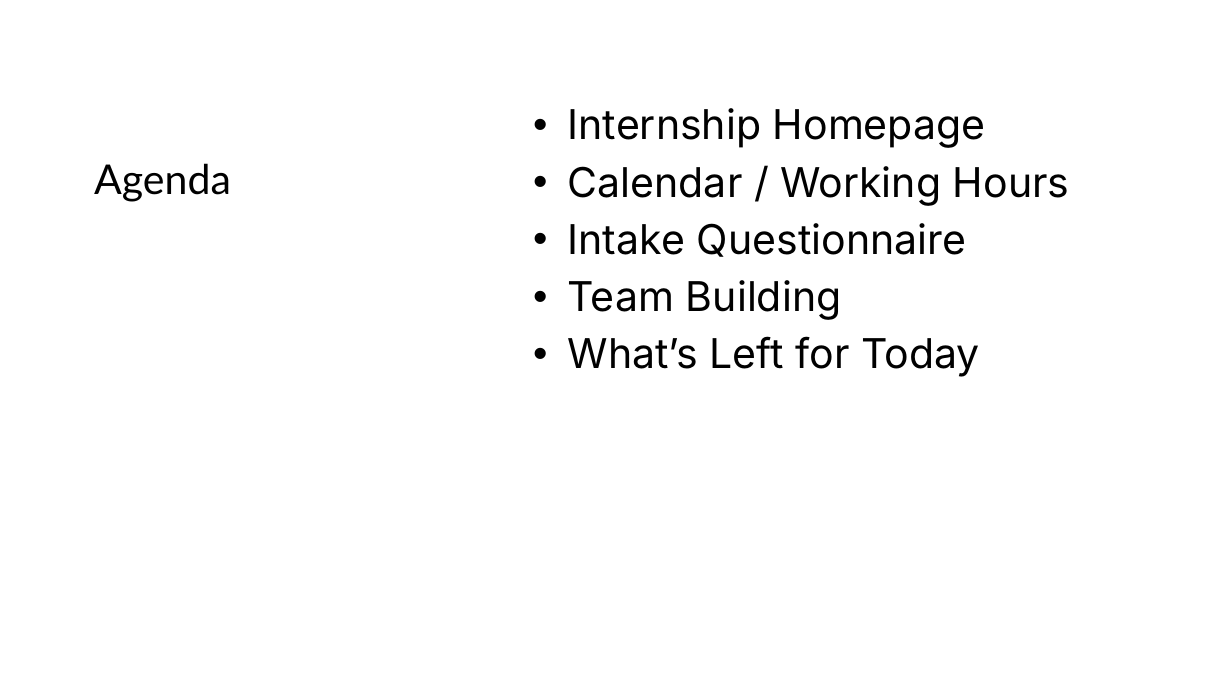
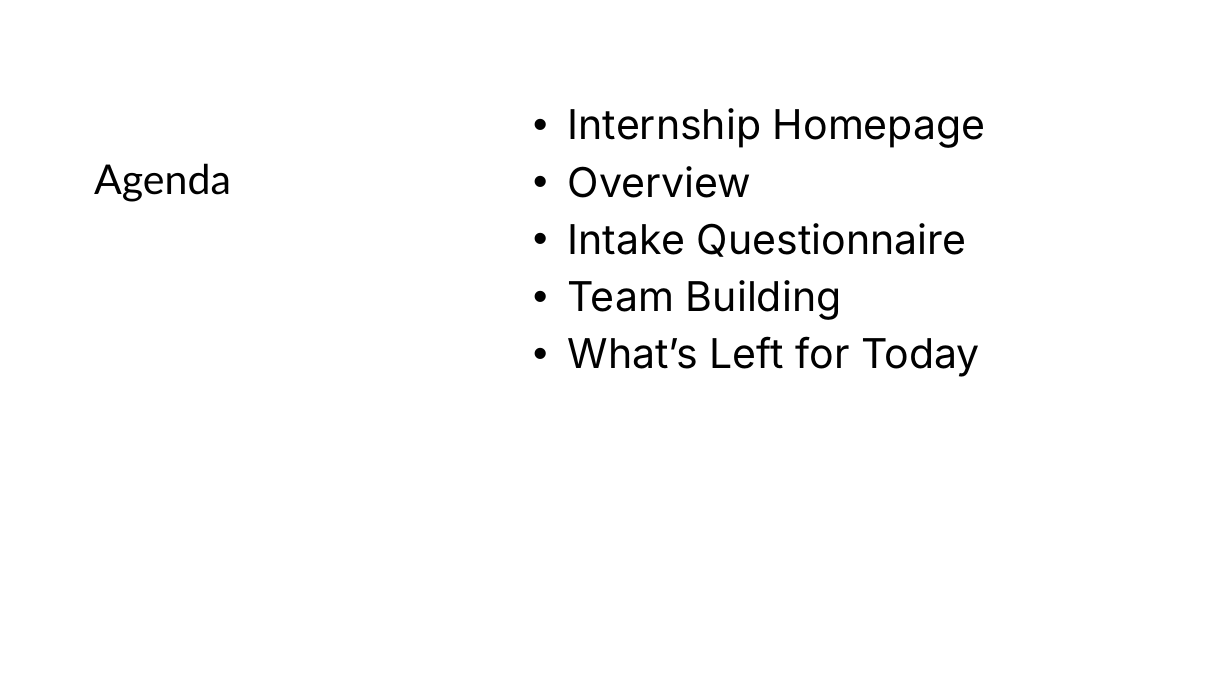
Before and after one commit to hylandtechoutreach/peeke-internship-2025, a slide deck: slide 2 of MeetTeam.pptx. Drawn at 1232x693 pixels with LibreOffice and Linux fonts; fonts in the diff are those of the drawing. Boxes give left, top, right and bottom in pixels: in the first picture for what was removed or moved away, otherwise in the second. Text is boxed around its words. In the diff, an @@ line names an element or a change of style, - is before the commit and + after.

```diff
--- a/MeetTeam.pptx
+++ b/MeetTeam.pptx
@@ text at (568, 166, 752, 198): text changed @@
-• Calendar / Working Hours
+• Overview
```
Also in this commit, not shown: 2 other slides changed, 2 slides added, 2 other files.
